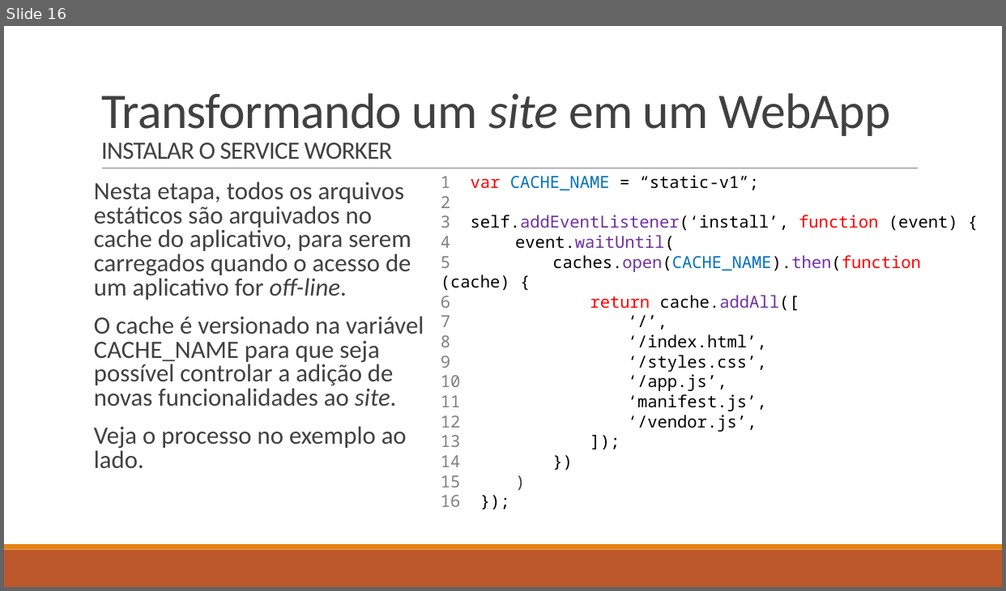
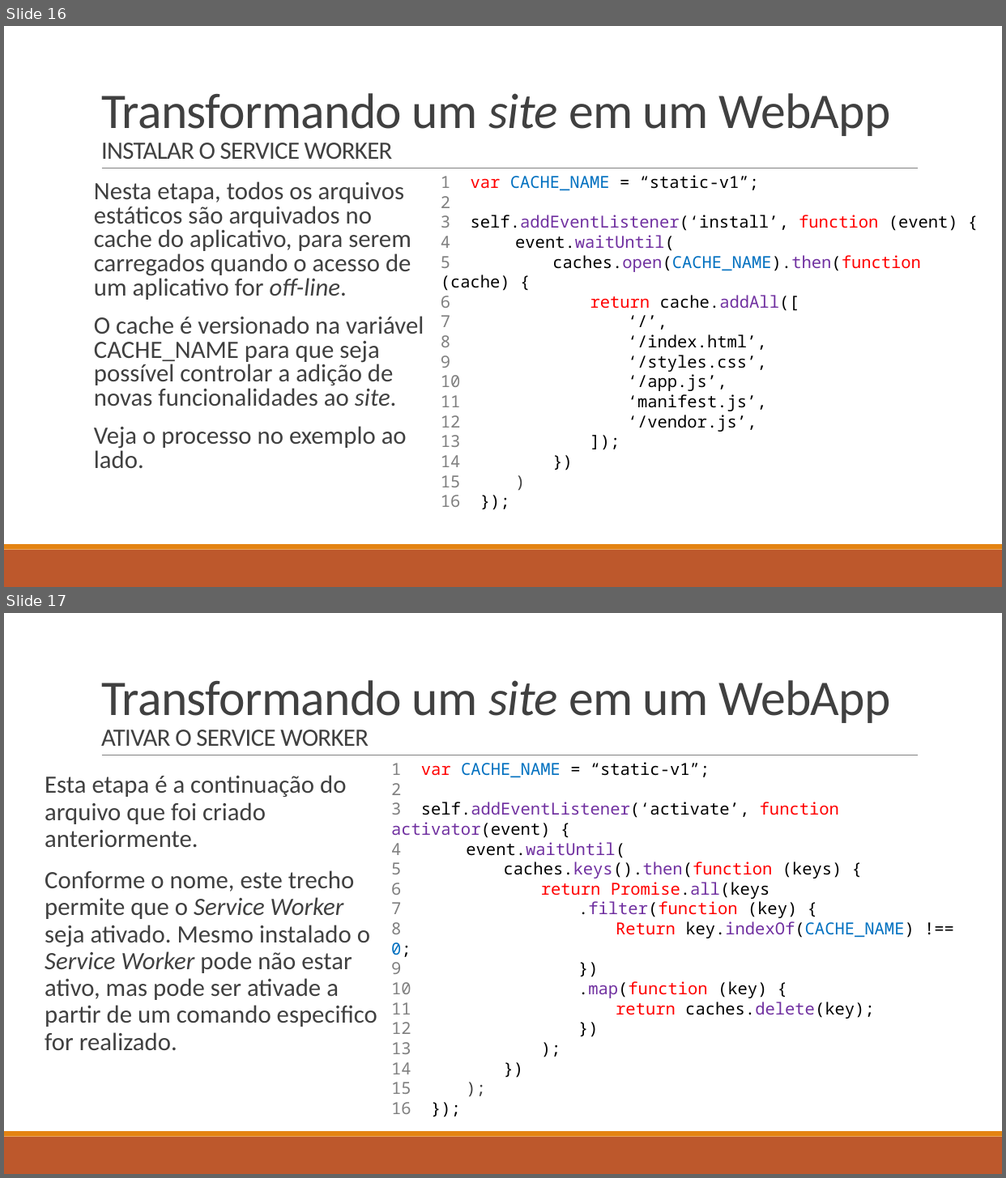
Before and after one commit to LucasHerculanoAmaro/Minhas-Aulas, a slide deck: Eugenio Mariz de Oliveira Netto/Programação de Aplicativos Mobile II/Aula 5/WebApps.pptx. Shown one above the other, each under a label of ours: slide 16 before the commit, slides 16 and 17 after it. The pictures are 1006x591 and 1006x1178 pixels, drawn with LibreOffice and Linux fonts; fonts in the diff are those of the drawing. Boxes give left, top, right and bottom in pixels: in the first picture for what was removed or moved away, otherwise in the second. Text is boxed around its words. In the diff, an @@ line names an element or a change of style, - is before the commit and + after.

```diff
--- a/Eugenio Mariz de Oliveira Netto/Programação de Aplicativos Mobile II/Aula 5/WebApps.pptx
+++ b/Eugenio Mariz de Oliveira Netto/Programação de Aplicativos Mobile II/Aula 5/WebApps.pptx
@@ slide 17 added at (4, 613, 1002, 1174), background #FFFFFF; not listed: 3 template elements that a slide beside it also shows @@
@@ title added at (101, 680, 891, 746), 48 pt, text #404040 @@
+Transformando um site em um WebApp
+ATIVAR O SERVICE WORKER
@@ text added at (44, 775, 377, 1050), 24 pt, text #404040 @@
+Esta etapa é a continuação do arquivo que foi criado anteriormente.
+Conforme o nome, este trecho permite que o Service Worker seja ativado. Mesmo instalado o Service Worker pode não estar ativo, mas pode ser ativade a partir de um comando especifico for realizado.
@@ text added at (391, 762, 914, 1114), 16 pt, text #000000 @@
+1 var CACHE_NAME = “static-v1”;
+2
+3 self.addEventListener(‘activate’, function activator(event) {
+4 event.waitUntil(
+5 caches.keys().then(function (keys) {
+6 return Promise.all(keys
+7 .filter(function (key) {
+8 Return key.indexOf(CACHE_NAME) !== 0;
+9 })
+10 .map(function (key) {
+11 return caches.delete(key);
+12 })
+13 );
+14 })
+15 );
+16 });
```
Also in this commit, not shown: 5 other slides added, 2 other files.
